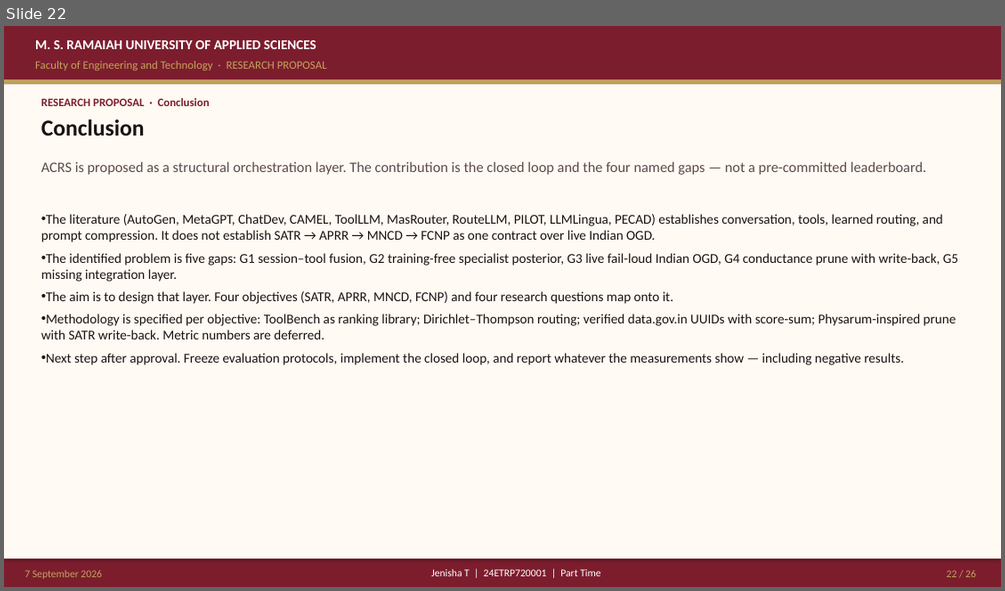
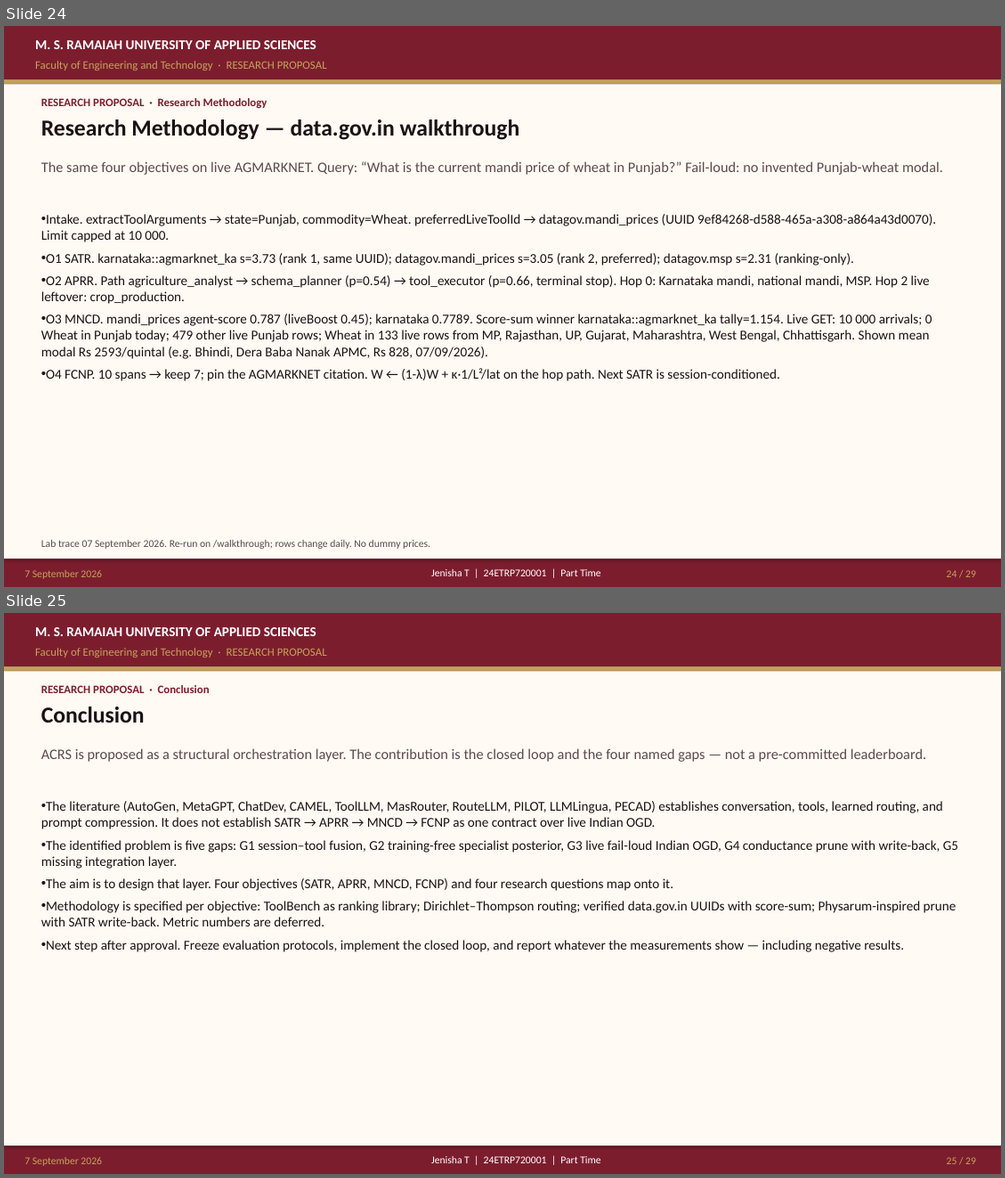
Before and after one commit to joyjeni/phd-agentic-ai-master, a slide deck: docs/slides/ACRS_PhD_Proposal_JenishaT_24ETRP720001.pptx. Shown one above the other, each under a label of ours: slide 22 before the commit, slides 24 and 25 after it. The pictures are 1005x591 and 1005x1178 pixels, drawn with LibreOffice and Linux fonts; fonts in the diff are those of the drawing. Boxes give left, top, right and bottom in pixels: in the first picture for what was removed or moved away, otherwise in the second. Text is boxed around its words. In the diff, an @@ line names an element or a change of style, - is before the commit and + after.

Commit message:
Add exact ACRS formulas and ToolBench / AGMARKNET pipeline walkthroughs.
SATR, APRR, MNCD, and FCNP equations as implemented, plus two full
SATR→APRR→MNCD→FCNP traces on a ToolBench-schema soil tool and live
data.gov.in mandi prices. FET slides 08f–08h; laboratory /walkthrough.

```diff
--- a/docs/slides/ACRS_PhD_Proposal_JenishaT_24ETRP720001.pptx
+++ b/docs/slides/ACRS_PhD_Proposal_JenishaT_24ETRP720001.pptx
@@ slide 24 added at [4, 26, 1001, 587], background #FFFFFF @@
@@ rectangle added at [4, 26, 1001, 79], fill #7C1D2E @@
@@ text added at [35, 40, 316, 49], 13 pt, text #FFFFFF, bold @@
+M. S. RAMAIAH UNIVERSITY OF APPLIED SCIENCES
@@ text added at [35, 61, 327, 70], 11 pt, text #C4A35A @@
+Faculty of Engineering and Technology · RESEARCH PROPOSAL
@@ rectangle added at [4, 79, 1001, 85], fill #C4A35A @@
@@ rectangle added at [4, 85, 1001, 558], fill #FFFAF3 @@
@@ text added at [41, 98, 267, 108], 11 pt, text #7C1D2E, bold @@
+RESEARCH PROPOSAL · Research Methodology
@@ text added at [41, 119, 520, 140], 22 pt, text #1A1214, bold @@
+Research Methodology — data.gov.in walkthrough
@@ text added at [41, 161, 943, 175], 14 pt, text #5C4A4E @@
+The same four objectives on live AGMARKNET. Query: “What is the current mandi price of wheat in Punjab?” Fail-loud: no invented Punjab-wheat modal.
@@ text added at [41, 214, 936, 381], 13 pt, text #1A1214 @@
+• Intake. extractToolArguments → state=Punjab, commodity=Wheat. preferredLiveToolId → datagov.mandi_prices (UUID 9ef84268-d588-465a-a308-a864a43d0070). Limit capped at 10 000.
+• O1 SATR. karnataka::agmarknet_ka s=3.73 (rank 1, same UUID); datagov.mandi_prices s=3.05 (rank 2, preferred); datagov.msp s=2.31 (ranking-only).
+• O2 APRR. Path agriculture_analyst → schema_planner (p=0.54) → tool_executor (p=0.66, terminal stop). Hop 0: Karnataka mandi, national mandi, MSP. Hop 2 live leftover: crop_production.
+• O3 MNCD. mandi_prices agent-score 0.787 (liveBoost 0.45); karnataka 0.7789. Score-sum winner karnataka::agmarknet_ka tally=1.154. Live GET: 10 000 arrivals; 0 Wheat in Punjab today; 479 other live Punjab rows; Wheat in 133 live rows from MP, Rajasthan, UP, Gujarat, Maharashtra, West Bengal, Chhattisgarh. Shown mean modal Rs 2593/quintal (e.g. Bhindi, Dera Baba Nanak APMC, Rs 828, 07/09/2026).
+• O4 FCNP. 10 spans → keep 7; pin the AGMARKNET citation. W ← (1-λ)W + κ·1/L²/lat on the hop path. Next SATR is session-conditioned.
@@ rectangle added at [4, 558, 1001, 587], fill #7C1D2E @@
@@ text added at [41, 540, 430, 548], 10 pt, text #5C4A4E @@
+Lab trace 07 September 2026. Re-run on /walkthrough; rows change daily. No dummy prices.
@@ text added at [24, 570, 102, 579], 10 pt, text #C4A35A @@
+7 September 2026
@@ text added at [431, 569, 600, 576], 10 pt, text #FFFFFF @@
+Jenisha T | 24ETRP720001 | Part Time
@@ page number added at [947, 570, 976, 577], 10 pt, text #C4A35A @@
+24 / 29
@@ what was slide 22 is now slide 25 @@
@@ page number at [947, 1157, 976, 1164]: text changed @@
-22 / 26
+25 / 29
```
Also in this commit, not shown: 2 slides changed, 2 other slides added, 49 other files.
